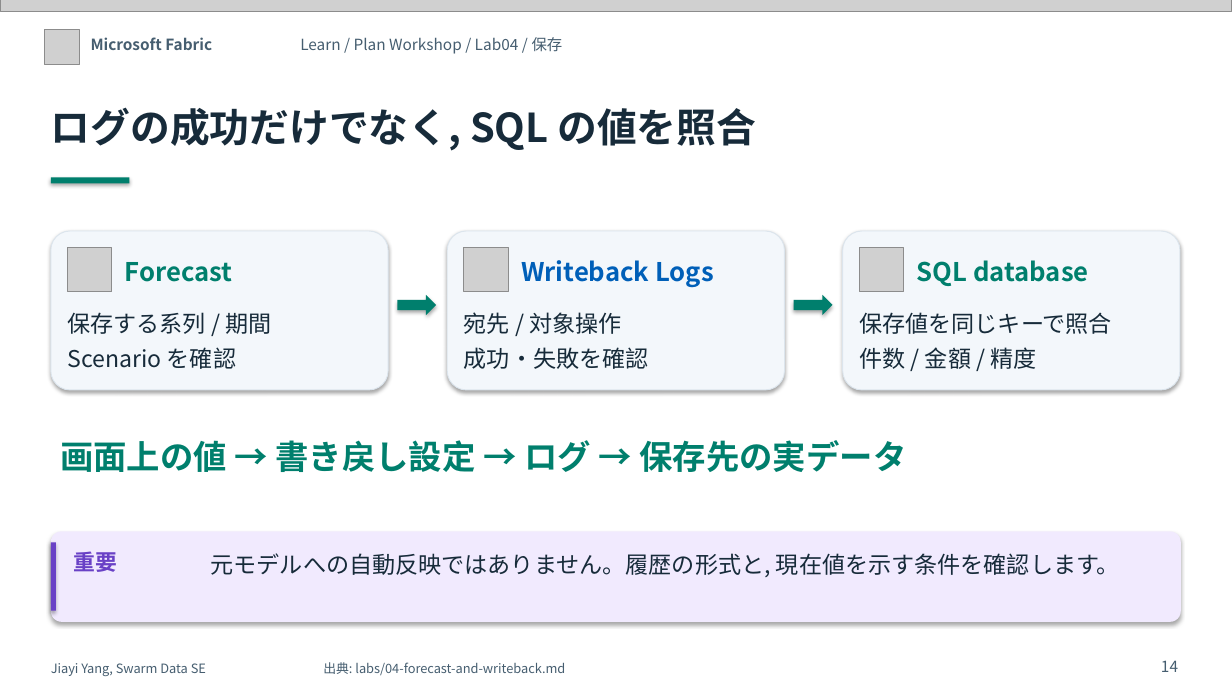
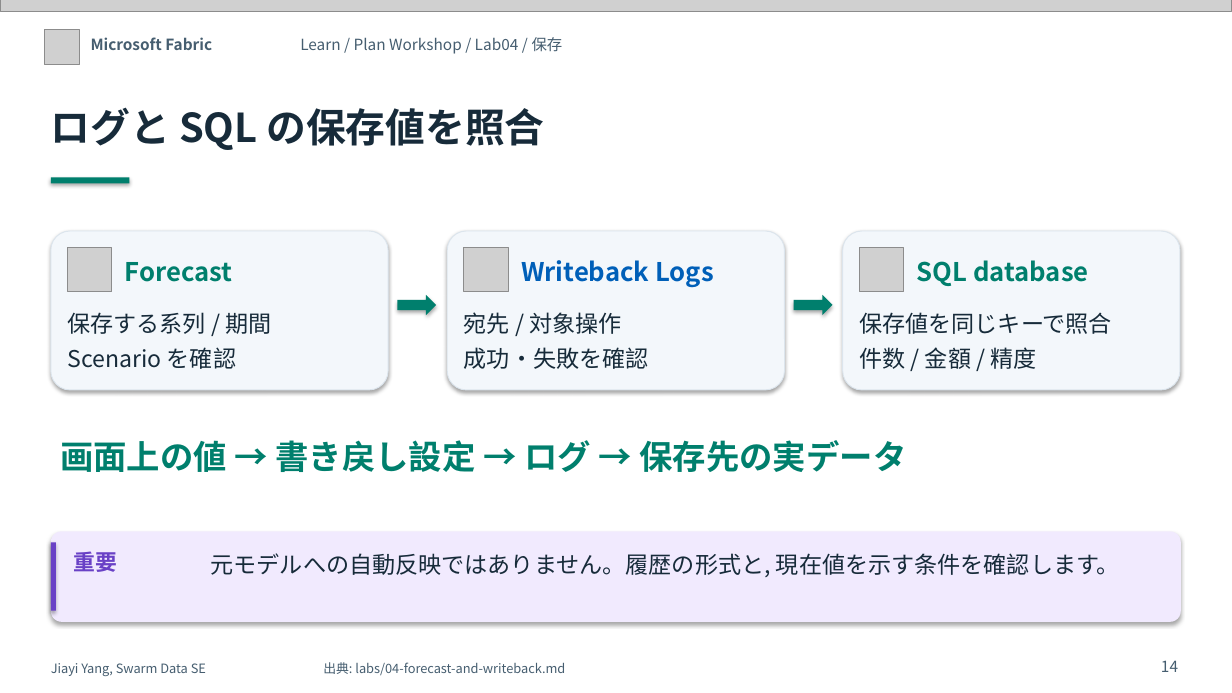
Before and after one commit to yang-jiayi/FabricPlanWorkshop, a slide deck: slide 14 of docs/workshop-overview-ja.pptx. Drawn at 1232x693 pixels with LibreOffice and Linux fonts; fonts in the diff are those of the drawing; grey boxes stand for pictures. Boxes give left, top, right and bottom in pixels: in the first picture for what was removed or moved away, otherwise in the second. Text is boxed around its words. In the diff, an @@ line names an element or a change of style, - is before the commit and + after.

```diff
--- a/docs/workshop-overview-ja.pptx
+++ b/docs/workshop-overview-ja.pptx
@@ text at (x1=51, y1=107, x2=544, y2=150): text changed @@
-ログの成功だけでなく, SQL の値を照合
+ログと SQL の保存値を照合
```
Also in this commit, not shown: 2 other slides changed, 36 other files.
